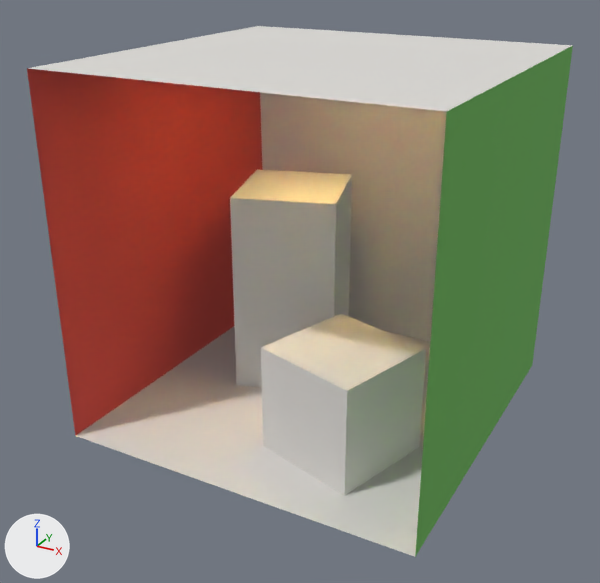
An edit to the OBJ model data/CornellBox.obj, drawn before and after from the same camera.
Camera for both pictures: a 50 mm lens placed at (1.965, -3.817, 2.587), pointed at (-0.063, -0.13, 0.743). The lights are fixed; the arrows at lower left show +X, +Y and +Z. Where no turn or scale is listed for an object, it has been applied to the vertices. Vertices at the same position are counted once.

The scene before the commit, as lines of its bpy script (objects in view):
```python
me_cornellbox = bpy.data.meshes.new('CornellBox')
me_cornellbox.from_pydata(...)  # 28 vertices, 16 faces; spans x -1.02..1.0, y -0.99..1.04, z 0.0..1.99
# faces by material slot: [1, 1, 1, 1, 1, 5, 5, 1]
me_cornellbox.materials.append(mat_floor)  # light grey #dddbd7
me_cornellbox.materials.append(mat_ceiling)  # light grey #dddbd7
me_cornellbox.materials.append(mat_backwall)  # light grey #dddbd7
me_cornellbox.materials.append(mat_rightwall)  # green #69b355
me_cornellbox.materials.append(mat_leftwall)  # red #d0483f
me_cornellbox.materials.append(mat_shortbox)  # light grey #dddbd7
me_cornellbox.materials.append(mat_tallbox)  # light grey #dddbd7
me_cornellbox.materials.append(mat_light)  # white #e5e5e5
# before: 1 (1.0, -0.99, 0.0) at pixel (415, 556), 4 (-1.02, -0.99, 1.99) at pixel (27, 68), 7 (1.0, -0.99, 1.99) at pixel (446, 111)
ob_cornellbox = bpy.data.objects.new('CornellBox', me_cornellbox)
ob_cornellbox.location = (0.0, 0.0, 0.0)
```
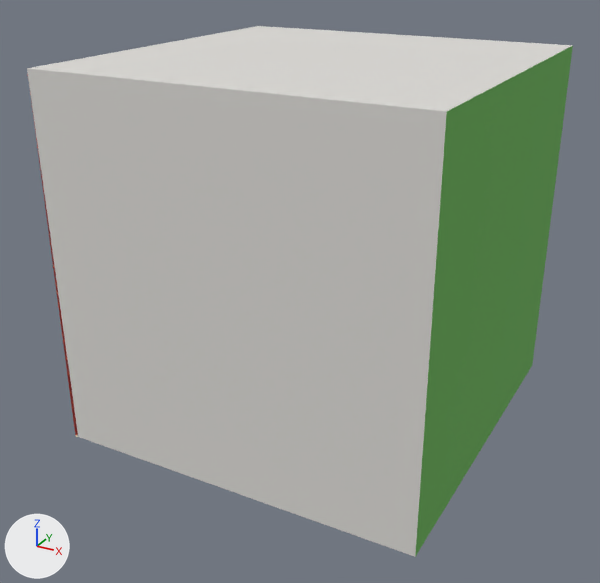
Pixel boxes [x1, y1, x2, y2] of what changed, in the pictures (600 x 583 px):
```json
{"part": 1, "of": "me_cornellbox", "change": "added", "after": [27, 68, 447, 557]}
```

The change, as JSON lines over the scene's bpy script:
```json
{"block": "me_cornellbox", "where": "me_cornellbox.from_pydata(...)  # 28 vertices, 16 faces; spans x -1.02..1.0, y -0.99..1.04, z 0.0..1.99"}
{"block": "me_cornellbox", "where": "# used by ob_cornellbox; location = (0.0, 0.0, 0.0)"}
{"block": "me_cornellbox", "where": "# verts and faces of me_cornellbox; kept vertices keep their numbers, new ones are numbered from 28"}
{"block": "me_cornellbox", "change": "me_cornellbox part 1"}
{"op": "add", "block": "me_cornellbox", "code": "verts[28] = (-0.99, -0.99, 0.0)  # pixel (78, 436)"}
{"op": "add", "block": "me_cornellbox", "code": "faces += [(1, 28, 4, 7)]  # mat_backwall (light grey #dddbd7)"}
```
